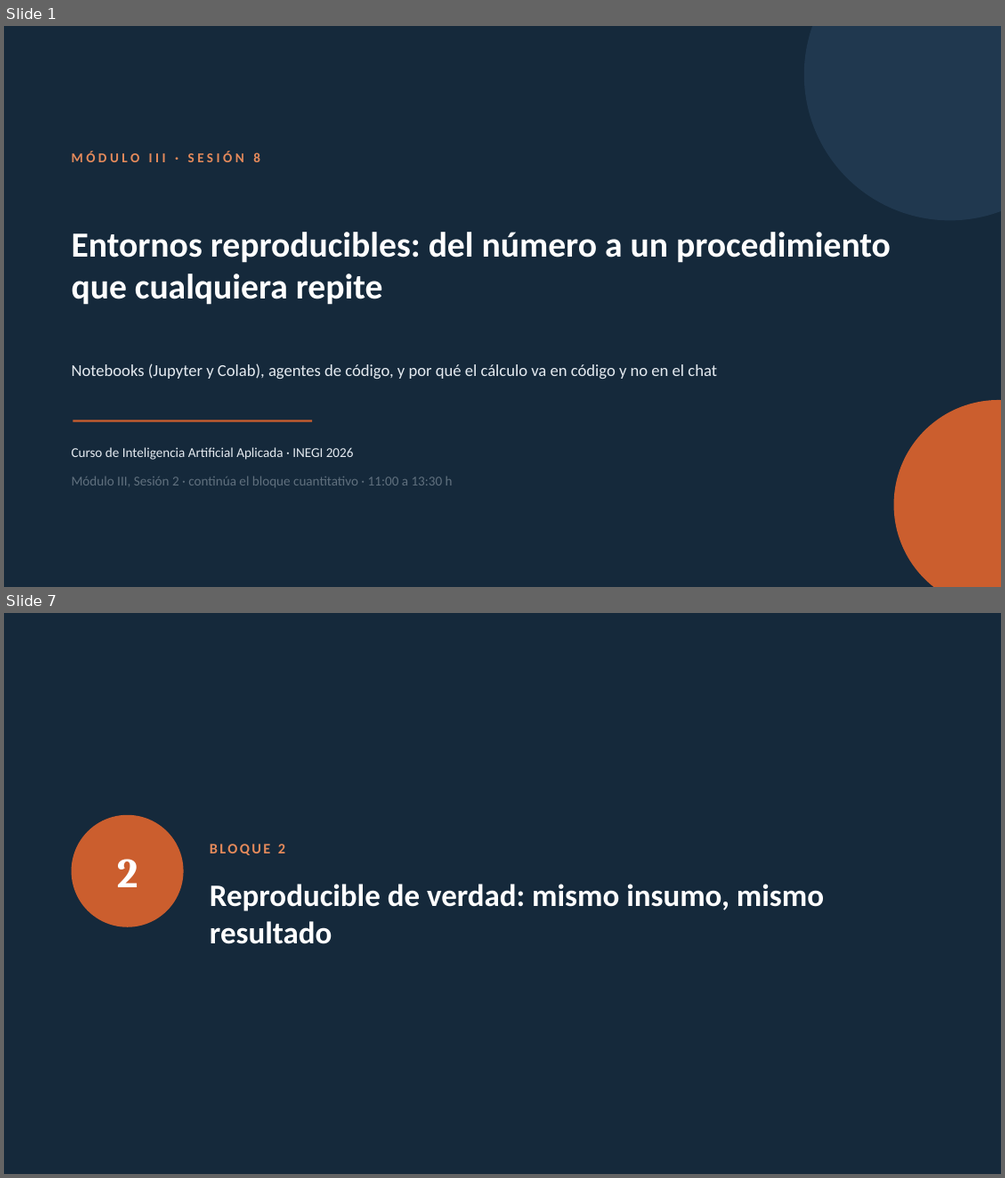
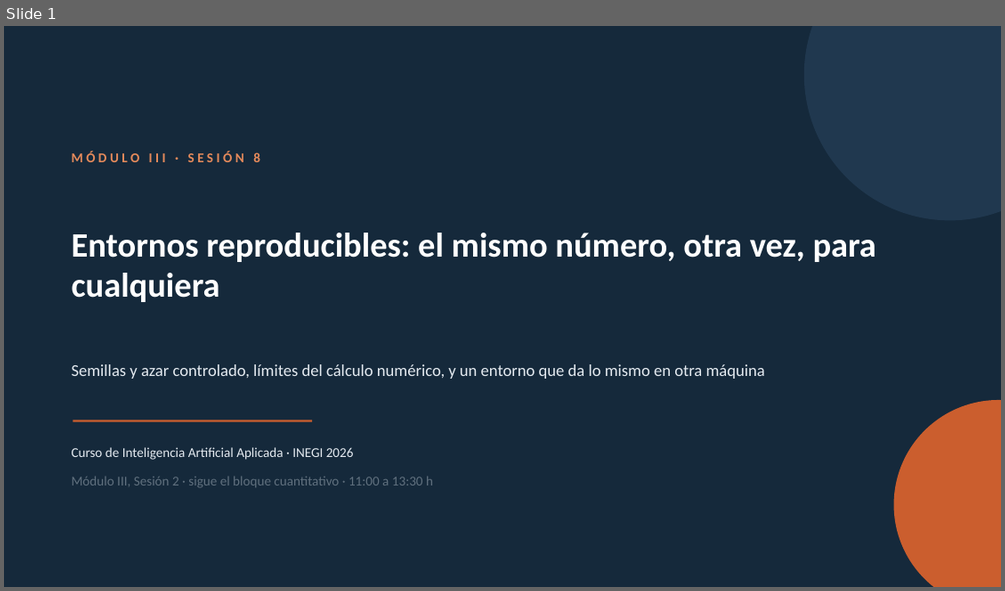
Before and after one commit to marvtrejo/curso-inegi-gen-ai, a slide deck: sesion-08/Sesion_08.pptx. Shown one above the other, each under a label of ours: slides 1 and 7 before the commit, slide 1 after it; the slides between them are not shown. The pictures are 1005x1178 and 1005x591 pixels, drawn with LibreOffice and Linux fonts; fonts in the diff are those of the drawing. Boxes give left, top, right and bottom in pixels: in the first picture for what was removed or moved away, otherwise in the second. Text is boxed around its words. In the diff, an @@ line names an element or a change of style, - is before the commit and + after.

```diff
--- a/sesion-08/Sesion_08.pptx
+++ b/sesion-08/Sesion_08.pptx
@@ slide 7 removed at [4, 613, 1001, 1174], background #15293B @@
@@ ellipse removed at [72, 815, 184, 927] @@
@@ text removed at [210, 844, 285, 855] @@
-BLOQUE 2
@@ text removed at [117, 859, 138, 887] @@
-2
@@ text removed at [210, 884, 824, 944] @@
-Reproducible de verdad: mismo insumo, mismo resultado
@@ slide 1 changed as well @@
@@ text at [72, 232, 876, 302]: text changed; size 34 to 33 pt @@
-Entornos reproducibles: del número a un procedimiento que cualquiera repite
+Entornos reproducibles: el mismo número, otra vez, para cualquiera
@@ text at [72, 364, 765, 378]: text changed @@
-Notebooks (Jupyter y Colab), agentes de código, y por qué el cálculo va en código y no en el chat
+Semillas y azar controlado, límites del cálculo numérico, y un entorno que da lo mismo en otra máquina
@@ text at [72, 475, 433, 488]: text changed @@
-Módulo III, Sesión 2 · continúa el bloque cuantitativo · 11:00 a 13:30 h
+Módulo III, Sesión 2 · sigue el bloque cuantitativo · 11:00 a 13:30 h
```
Also in this commit, not shown: 5 other slides changed, 12 slides added, 12 other slides removed, 10 other files.
